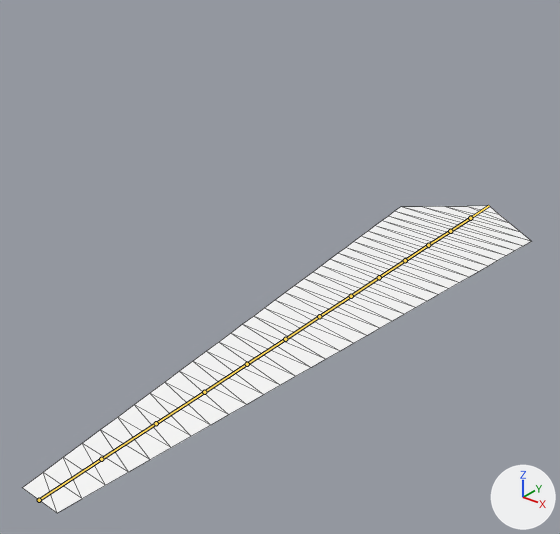
An edit to the glTF model glb_imports/ClarityScarf.glb, drawn before and after from the same camera.
The view is the same before and after, from a camera (50 mm lens) standing at (19.6, -11.0, 19.1) and looking at (-1.3, 15.0, 3.0). Arrows for +X, +Y and +Z are at lower right; the lights stay in place. The first picture is the older version. Both versions are drawn at frame 0 of the action 'RegenShards'; the numbers are the values there. The bones that bend it are drawn over the model as lines. Mesh edges are drawn as thin lines.

Objects in the first picture: 'ScarfMesh'.
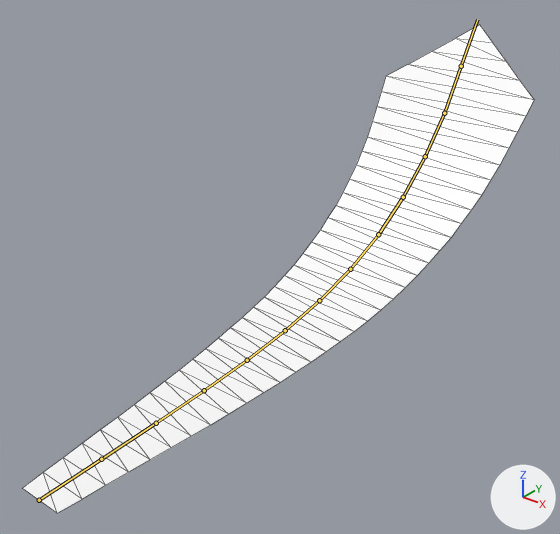
The change in detail:
Bone 'Bone.011' (bone_bone_011) turns from (0, 0, 0) to (1, 0, 0) degrees about its own x, y and z.
Bone 'Bone.010' (bone_bone_010) turns from (0, 0, 0) to (2, 0, 0) degrees about its own x, y and z.
Bone 'Bone.009' (bone_bone_009) turns from (0, 0, 0) to (3, 0, 0) degrees about its own x, y and z.
Bone 'Bone.008' (bone_bone_008) turns from (0, 0, 0) to (4, 0, 0) degrees about its own x, y and z.
Bone 'Bone.007' (bone_bone_007) turns from (0, 0, 0) to (6, 0, 0) degrees about its own x, y and z.
Bone 'Bone.006' (bone_bone_006) turns from (0, 0, 0) to (7, 0, 0) degrees about its own x, y and z.
Bone 'Bone.005' (bone_bone_005) turns from (0, 0, 0) to (8, 0, 0) degrees about its own x, y and z.
Bone 'Bone.004' (bone_bone_004) turns from (0, 0, 0) to (9, 0, 0) degrees about its own x, y and z.
Bone 'Bone.003' (bone_bone_003) turns from (0, 0, 0) to (9, 0, 0) degrees about its own x, y and z.
Bone 'Bone.002' (bone_bone_002) turns from (0, 0, 0) to (9, 0, 0) degrees about its own x, y and z.

Pixel boxes (x1, y1, x2, y2) of what changed, in the pictures (560 x 534 px):
'ScarfMesh', posed (59% taller)
    before: (23, 206, 531, 513)
    after: (23, 25, 534, 513)
bone 'Bone.011', root to tip
    before: (156, 423) to (204, 392)
    after: (156, 423) to (204, 390)
bone 'Bone.010', root to tip
    before: (204, 392) to (247, 364)
    after: (204, 390) to (247, 360)
bone 'Bone.009', root to tip
    before: (247, 364) to (285, 339)
    after: (247, 360) to (285, 330)
bone 'Bone.008', root to tip
    before: (285, 339) to (319, 316)
    after: (285, 330) to (319, 300)
bone 'Bone.007', root to tip
    before: (319, 316) to (351, 296)
    after: (319, 300) to (350, 269)
bone 'Bone.006', root to tip
    before: (351, 296) to (379, 277)
    after: (350, 269) to (378, 234)
bone 'Bone.005', root to tip
    before: (379, 277) to (405, 260)
    after: (378, 234) to (403, 197)
bone 'Bone.004', root to tip
    before: (405, 260) to (428, 245)
    after: (403, 197) to (425, 156)
bone 'Bone.003', root to tip
    before: (428, 245) to (450, 231)
    after: (425, 156) to (444, 113)
bone 'Bone.002', root to tip
    before: (450, 231) to (470, 218)
    after: (444, 113) to (461, 66)
